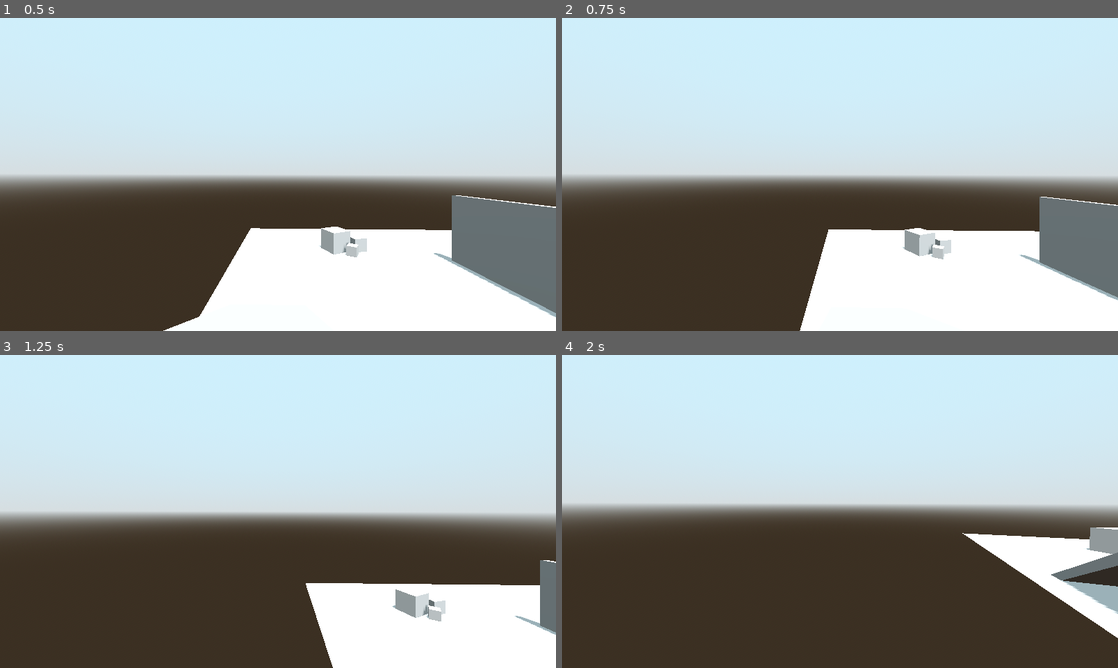
Above: before the commit, frames 1-4 (two rows, left to right).
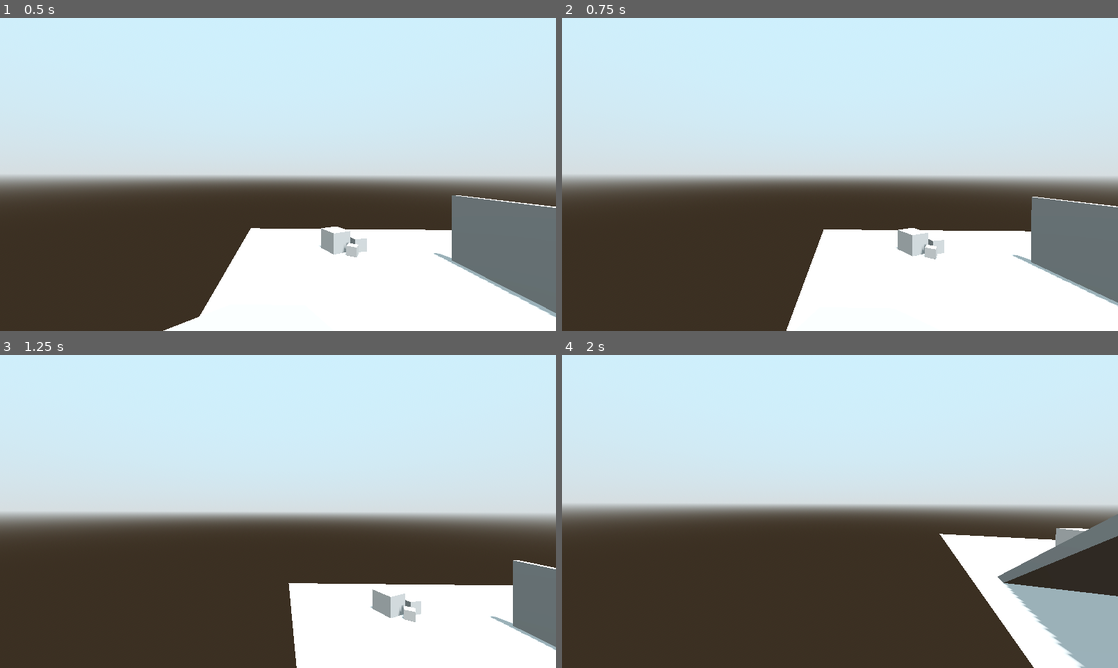
Above: after the commit, the same moments.

Repository: undeadjess/videogame
Game: Godot game, scene res://scenes/testScene.tscn
Two runs of this game, one before a commit and one after it. Both use one fixed random seed, a clock stepped at 60 frames per second and the inputs below.
Inputs (mouse positions are in pixels of both pictures, inside the frame that each line leads up to):
- Up to frame 1 (0.5 s): no input
- Up to frame 2 (0.75 s): tap Enter at 0.5 s; move the mouse to (962, 158) at 0.52 s; hold D (move_right) from 0.53 s (still down); hold Shift (sprint) from 0.53 s (still down); click (962, 158) at 0.67 s
- Up to frame 3 (1.25 s): keep holding D (move_right); keep holding Shift (sprint); tap Space (jump) at 0.77 s
- Up to frame 4 (2 s): move the mouse to (812, 511) at 1.27 s; release D (move_right) at 1.28 s; release Shift (sprint) at 1.28 s; hold W (move_forward) from 1.28 s (still down); tap Shift (sprint) at 1.35 s; tap Space (jump) at 1.52 s

Frame 1 is identical in both runs. In frame 2, 1.8% of the frame differs, in the area x 40-100%, y 57-100%; in frame 3, 3.6%; in frame 4, 8.8%, in the area x 67-100%, y 50-100%.

Commit message:
Adjust player speed

Diff:
--- a/src/assets/objects/characters/Player.gd
+++ b/src/assets/objects/characters/Player.gd
@@ -1,8 +1,8 @@
 extends CharacterBody3D
 
 var speed
-const WALK_SPEED = 3.5
-const SPRINT_SPEED = 5.0
+const WALK_SPEED = 2
+const SPRINT_SPEED = 3.5
 const JUMP_VELOCITY = 4.5
 const SENSITIVITY = 0.001
 
